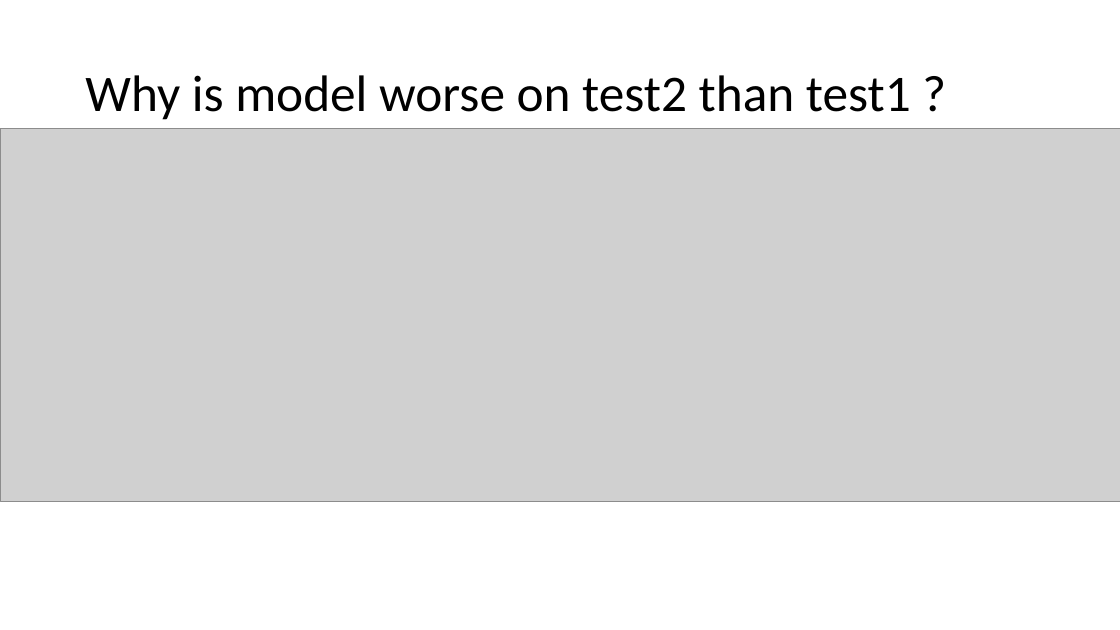
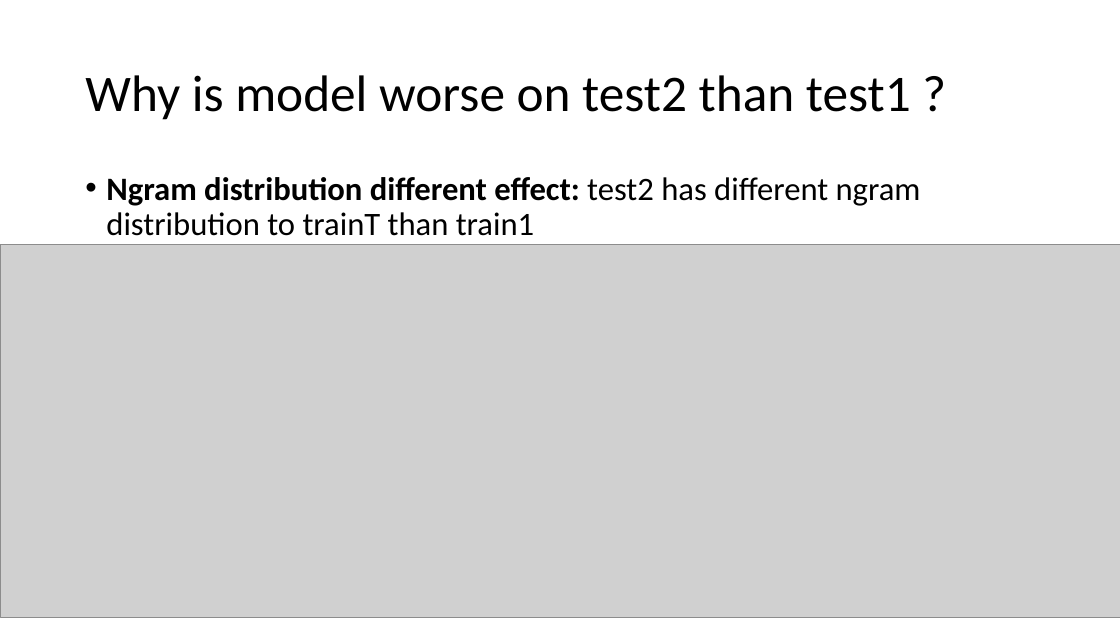
Before and after one commit to khanhnguyendata/ngram, a slide deck: slide 17 of ngram_model_khanh.pptx (slide 18 before the commit). Drawn at 1120x630 pixels with LibreOffice and Linux fonts; fonts in the diff are those of the drawing; grey boxes stand for pictures. Boxes give left, top, right and bottom in pixels: in the first picture for what was removed or moved away, otherwise in the second. Text is boxed around its words. In the diff, an @@ line names an element or a change of style, - is before the commit and + after.

```diff
--- a/ngram_model_khanh.pptx
+++ b/ngram_model_khanh.pptx
@@ text added at (106, 177, 921, 236), 28 pt, text #000000 @@
+• Ngram distribution different effect: test2 has different ngram distribution to trainT than train1
@@ picture: place and size @@
-picture at (0, 129, 1120, 502)
+picture at (0, 245, 1120, 618)
```
Also in this commit, not shown: 11 other slides changed, 1 slide removed, 2 other files.
